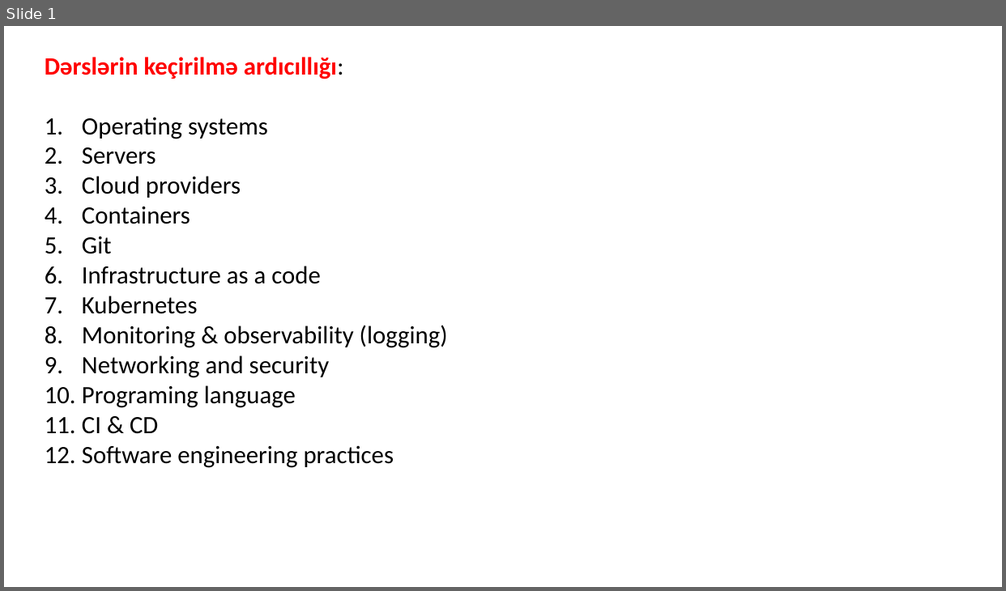
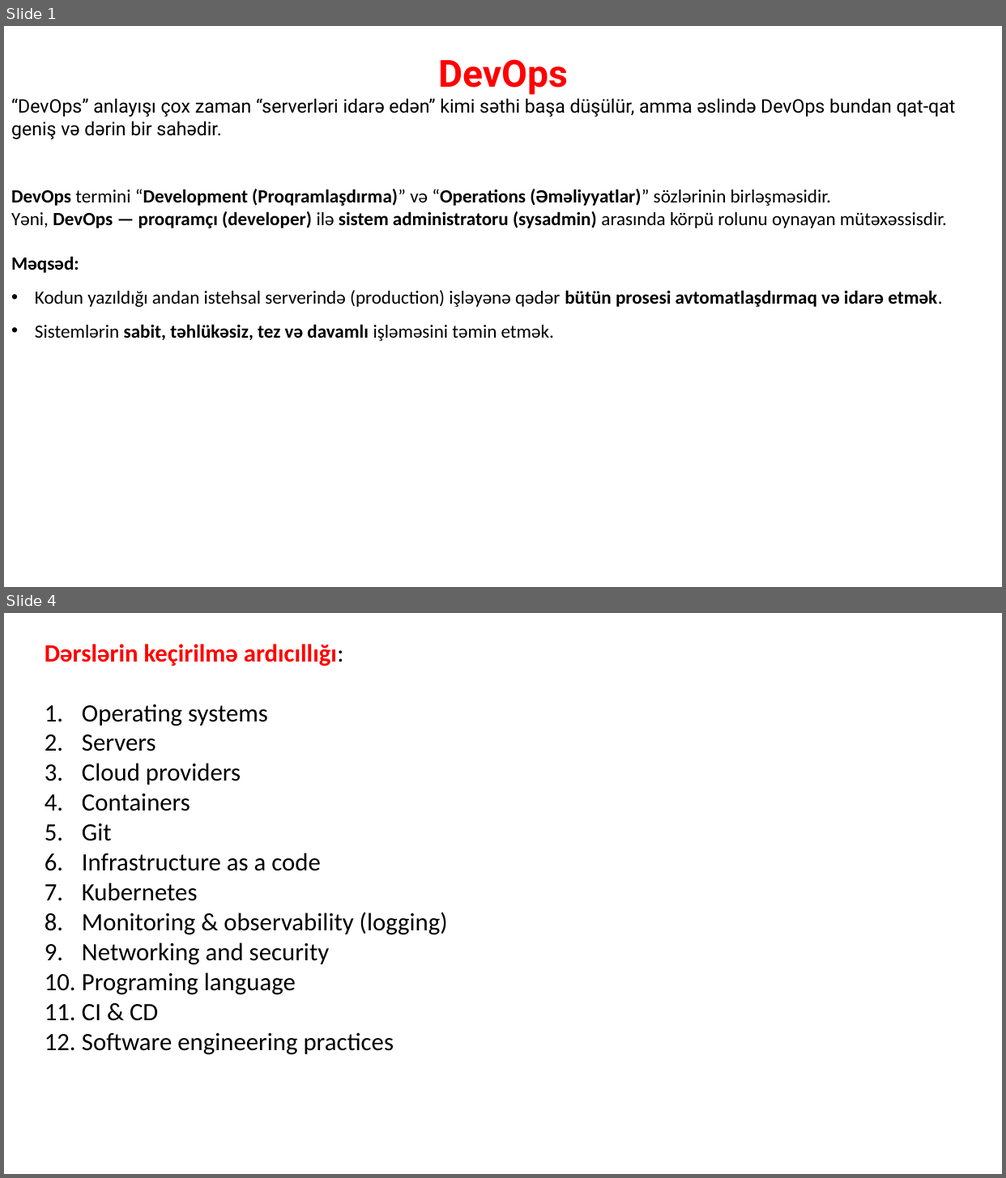
Before and after one commit to codeurient/DevOps, a slide deck: .lessons/Entry.pptx. Shown one above the other, each under a label of ours: slide 1 before the commit, slides 1 and 4 after it; the slides between them are not shown. The pictures are 1006x591 and 1006x1178 pixels, drawn with LibreOffice and Linux fonts; fonts in the diff are those of the drawing. Boxes give left, top, right and bottom in pixels: in the first picture for what was removed or moved away, otherwise in the second. Text is boxed around its words. In the diff, an @@ line names an element or a change of style, - is before the commit and + after.

```diff
--- a/.lessons/Entry.pptx
+++ b/.lessons/Entry.pptx
@@ slide 1 added at box(4, 26, 1002, 587), background #FFFFFF @@
@@ text added at box(11, 59, 956, 341), 18 pt, text #000000 @@
+DevOps
+“DevOps” anlayışı çox zaman “serverləri idarə edən” kimi səthi başa düşülür, amma əslində DevOps bundan qat-qat geniş və dərin bir sahədir.
+DevOps termini “Development (Proqramlaşdırma)” və “Operations (Əməliyyatlar)” sözlərinin birləşməsidir.
+Yəni, DevOps — proqramçı (developer) ilə sistem administratoru (sysadmin) arasında körpü rolunu oynayan mütəxəssisdir.
+Məqsəd:
+• Kodun yazıldığı andan istehsal serverində (production) işləyənə qədər bütün prosesi avtomatlaşdırmaq və idarə etmək.
+• Sistemlərin sabit, təhlükəsiz, tez və davamlı işləməsini təmin etmək.
@@ what was slide 1 is now slide 4 @@
```
Also in this commit, not shown: 1 slide changed, 7 other slides added, 15 other files.
